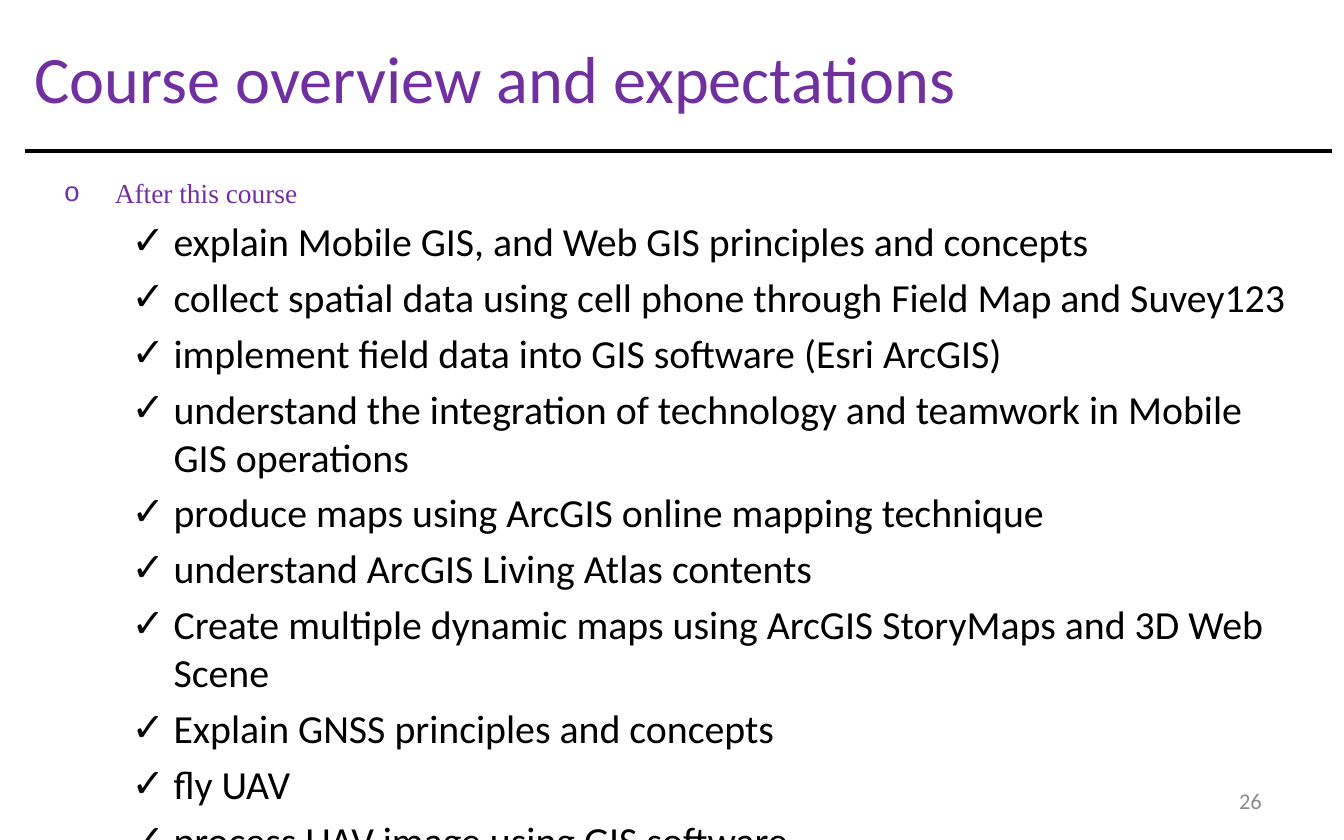
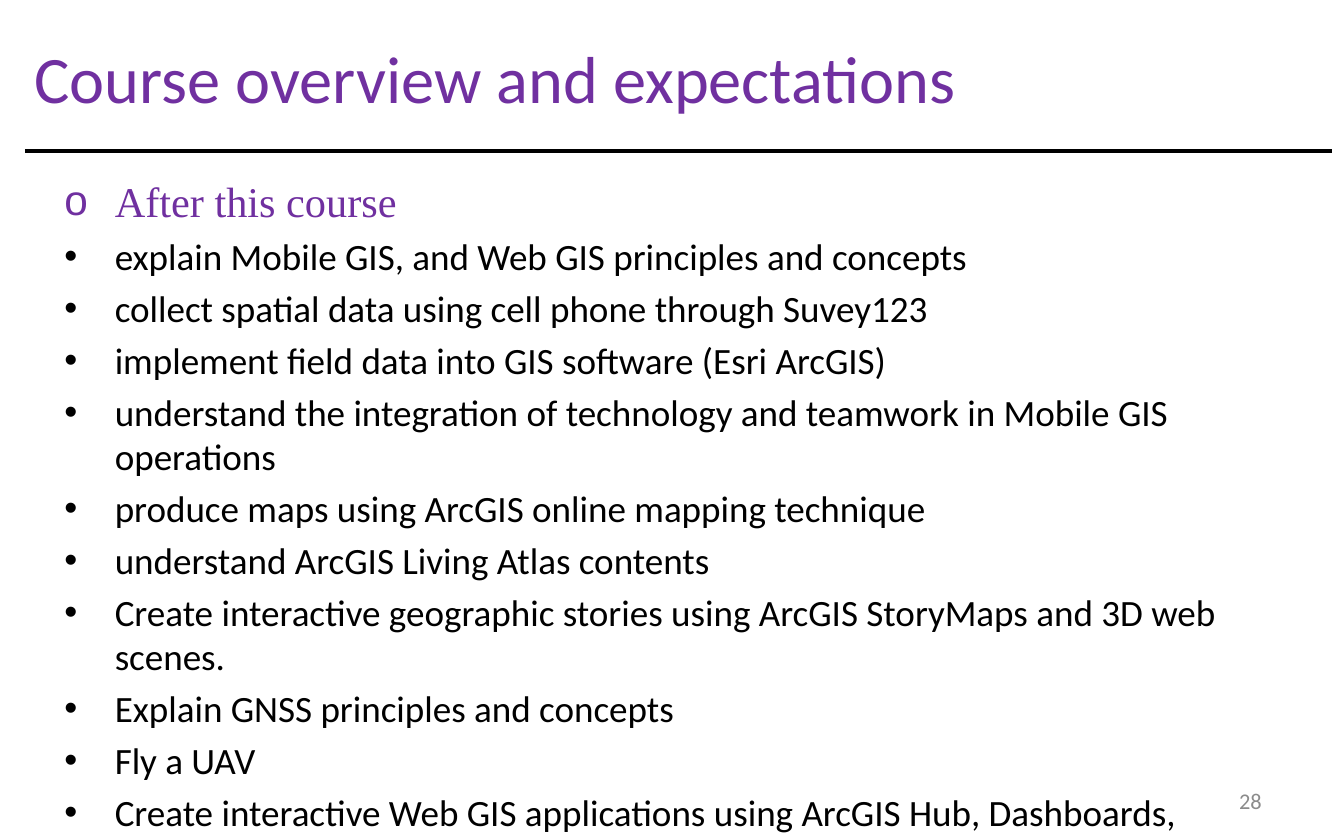
Before and after one commit to gisynw/Field_Techniques, a slide deck: slide 28 of docs/Lectures/week01/Lecture01_GEOG3319_Intro.pptx (slide 26 before the commit). Drawn at 1344x840 pixels with LibreOffice and Linux fonts; fonts in the diff are those of the drawing. Boxes give left, top, right and bottom in pixels: in the first picture for what was removed or moved away, otherwise in the second. Text is boxed around its words. In the diff, an @@ line names an element or a change of style, - is before the commit and + after.

```diff
--- a/docs/Lectures/week01/Lecture01_GEOG3319_Intro.pptx
+++ b/docs/Lectures/week01/Lecture01_GEOG3319_Intro.pptx
@@ text at <box>115,187,1168,728</box>: size 13.2 to 20.4 pt in "After this course"; size 19.3 to 17.9 pt in "explain Mobile GIS, and Web GIS principles ...", "implement field data into GIS software (Esri ...", "understand the integration of technology and teamwork ...", "produce maps using ArcGIS online mapping technique" and 2 more places; more space between paragraphs; bullet ✓ to •; list level 2 to 1 in "explain Mobile GIS, and Web ..."; list level 2 to 1 in "implement field data into GIS ..."; list level 2 to 1 in "understand the integration of technology ..."; list level 2 to 1 in "produce maps using ArcGIS online ..."; list level 2 to 1 in "understand ArcGIS Living Atlas contents"; list level 2 to 1 in "Explain GNSS principles and concepts" @@
@@ text at <box>115,296,927,329</box>: text changed; size 19.3 to 17.9 pt @@
-  ✓ collect spatial data using cell phone through Field Map and Suvey123
+• collect spatial data using cell phone through Suvey123
@@ text at <box>115,600,1215,671</box>: text changed; size 19.3 to 17.9 pt @@
-  ✓ Create multiple dynamic maps using ArcGIS StoryMaps and 3D Web Scene
+• Create interactive geographic stories using ArcGIS StoryMaps and 3D web scenes.
@@ text at <box>115,748,1176,833</box>: text changed; size 19.3 to 17.9 pt @@
-  ✓ fly UAV
-  ✓ process UAV image using GIS software
+• Fly a UAV
+• Create interactive Web GIS applications using ArcGIS Hub, Dashboards, Experience Builder, and StoryMaps.
@@ page number at <box>1239,794,1262,809</box>: text changed @@
-26
+28
```
Also in this commit, not shown: 9 other slides changed, 5 slides added, 1 slide removed, 5 other files.
